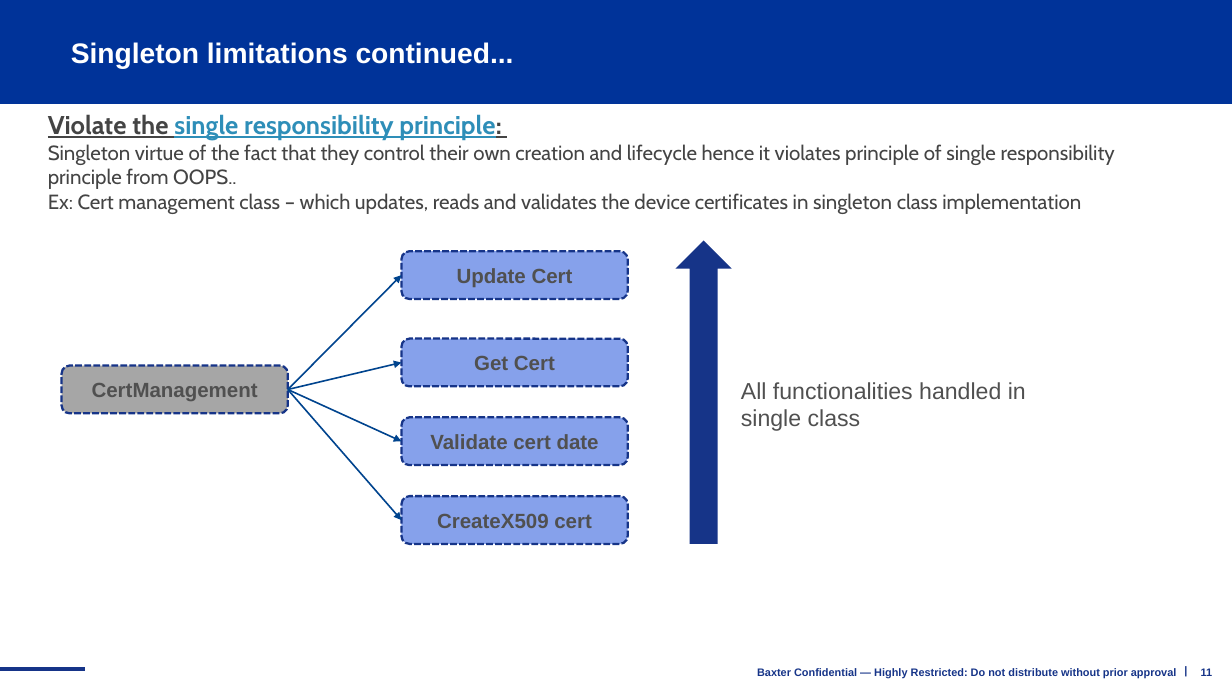
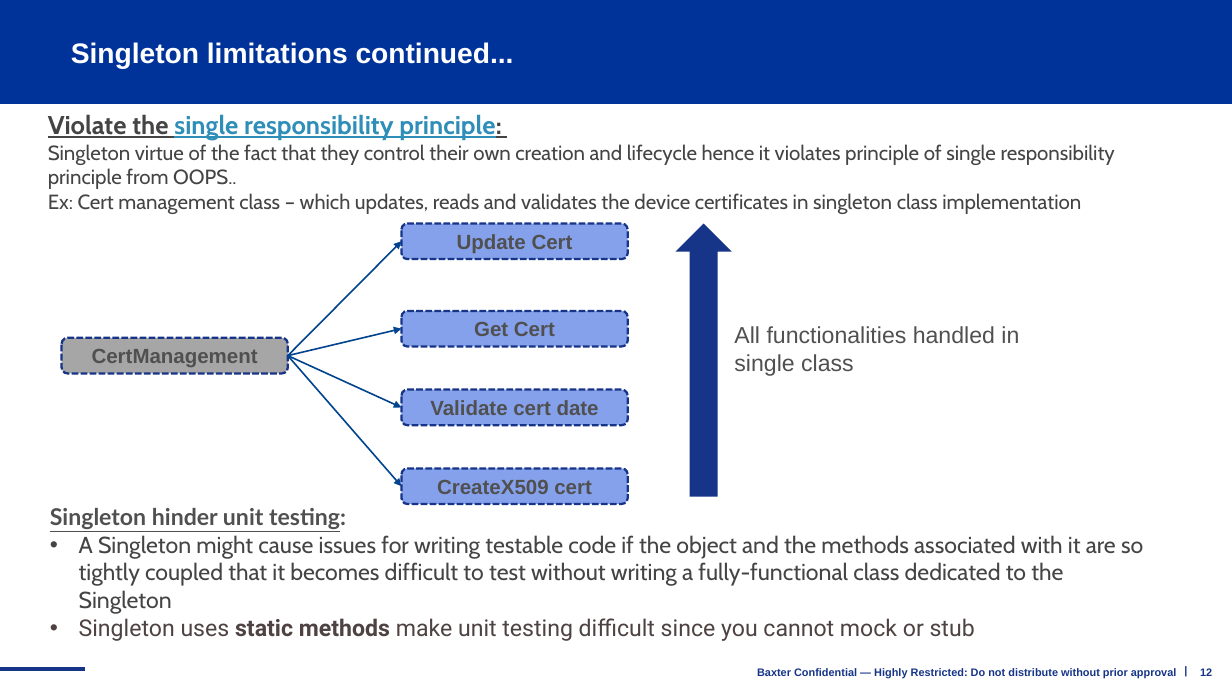
Before and after one commit to shidlingayya/DesignPatterns, a slide deck: slide 12 of C++ Design Patterns.pptx (slide 11 before the commit). Drawn at 1232x693 pixels with LibreOffice and Linux fonts; fonts in the diff are those of the drawing; background and template pictures are left out. Boxes give left, top, right and bottom in pixels: in the first picture for what was removed or moved away, otherwise in the second. Text is boxed around its words. In the diff, an @@ line names an element or a change of style, - is before the commit and + after.

```diff
--- a/C++ Design Patterns.pptx
+++ b/C++ Design Patterns.pptx
@@ rounded rectangle "Update Cert": place and size @@
-rounded rectangle "Update Cert" at box(401, 251, 628, 299)
+rounded rectangle "Update Cert" at box(401, 224, 628, 260)
@@ up arrow: place and size @@
-up arrow at box(676, 240, 732, 543)
+up arrow at box(676, 224, 732, 497)
@@ 4 arrows: place and size @@
-4 arrows at box(287, 275, 401, 520)
+4 arrows at box(287, 241, 401, 486)
@@ rounded rectangle "Get Cert": place and size @@
-rounded rectangle "Get Cert" at box(401, 339, 628, 387)
+rounded rectangle "Get Cert" at box(401, 311, 628, 347)
@@ text "All functionalities handled in single ...": place and size @@
-text "All functionalities handled in single ..." at box(741, 382, 1026, 431)
+text "All functionalities handled in single ..." at box(734, 326, 1019, 376)
@@ rounded rectangle "CertManagement": place and size @@
-rounded rectangle "CertManagement" at box(62, 366, 288, 414)
+rounded rectangle "CertManagement" at box(62, 338, 288, 374)
@@ rounded rectangle "Validate cert date": place and size @@
-rounded rectangle "Validate cert date" at box(401, 418, 628, 466)
+rounded rectangle "Validate cert date" at box(401, 390, 628, 426)
@@ rounded rectangle "CreateX509 cert": place and size @@
-rounded rectangle "CreateX509 cert" at box(401, 496, 628, 544)
+rounded rectangle "CreateX509 cert" at box(401, 469, 628, 505)
@@ text added at box(50, 508, 1143, 641), 18 pt, text #444444 @@
+  Singleton hinder unit testing:
+  • A Singleton might cause issues for writing testable code if the object and the methods associated with it are so tightly coupled that it becomes difficult to test without writing a fully-functional class dedicated to the Singleton
+  • Singleton uses static methods make unit testing difficult since you cannot mock or stub
@@ page number at box(1200, 668, 1212, 676): text changed @@
-11
+12
```
Also in this commit, not shown: 11 other slides changed, 14 slides added, 1 slide removed.
